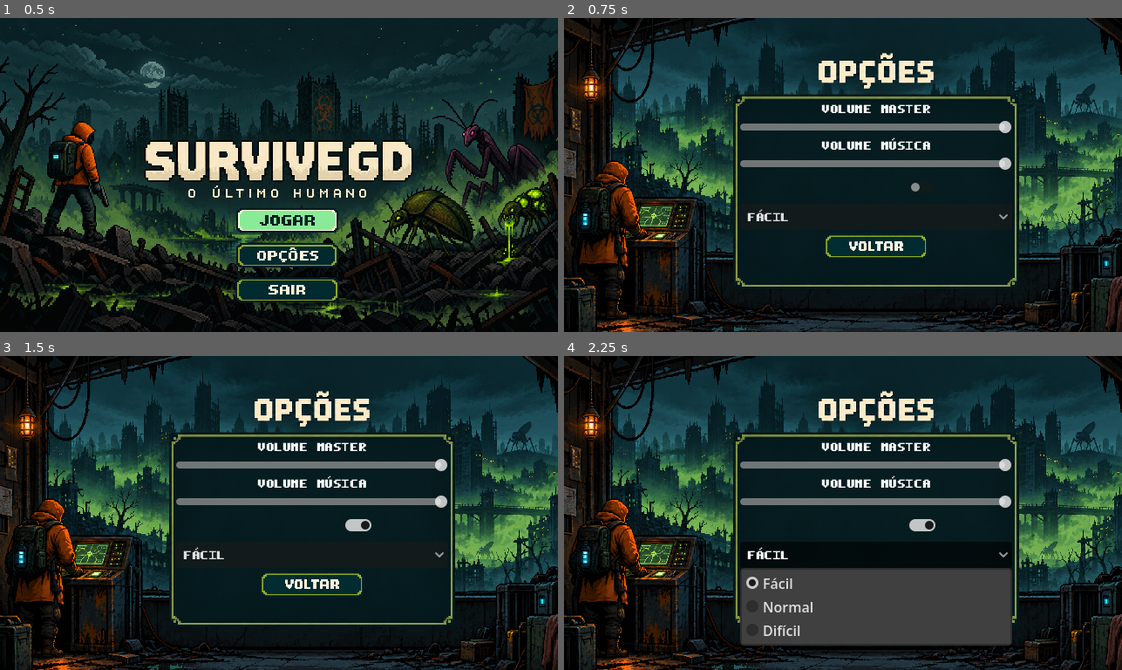
Above: before the commit, frames 1-4 (two rows, left to right).
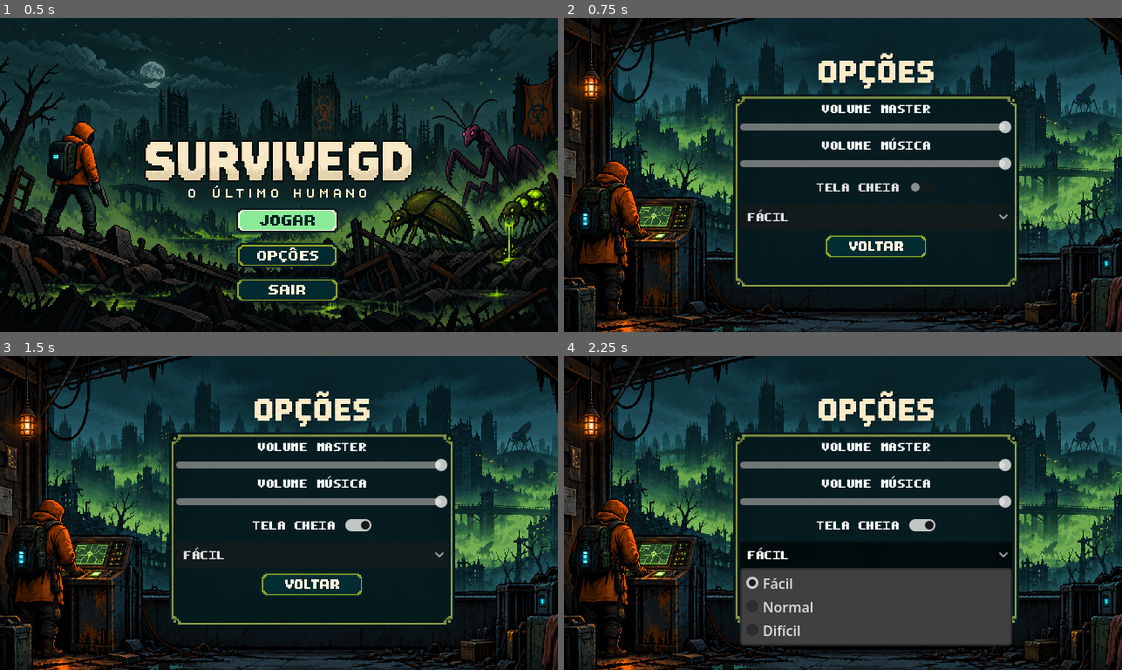
Above: after the commit, the same moments.

Repository: DevLucasOnly/DevLucasOnly-SurviveGD-Prototipo-de-Sobrevivencia-2D
Game: Godot game, scene res://scenes/main_menu.tscn
Two runs of this game, one before a commit and one after it. Both use one fixed random seed, a clock stepped at 60 frames per second and the inputs below.
Inputs (mouse positions are in pixels of both pictures, inside the frame that each line leads up to):
- Up to frame 1 (0.5 s): no input
- Up to frame 2 (0.75 s): click (848, 256) at 0.5 s
- Up to frame 3 (1.5 s): click (312, 525) at 1.25 s
- Up to frame 4 (2.25 s): click "Fácil" at 2 s

Frame 1 is identical in both runs. In frame 2, 0.2% of the frame differs, in the area x 45-60%, y 52-56%; in frame 3, 0.2%; in frame 4, 0.2%.

Commit message:
Ajuste no audio do game over e também visual do menu de opções

Diff:
--- a/scenes/game_over.tscn
+++ b/scenes/game_over.tscn
@@ -4,6 +4,7 @@
 [ext_resource type="Texture2D" uid="uid://2geksbptpi8d" path="res://assets/Menu/GameOver.png" id="1_wqhvx"]
 [ext_resource type="Texture2D" uid="uid://bqbs0qier1x20" path="res://assets/Menu/BotaoGameOver.png" id="2_tbwuq"]
 [ext_resource type="FontFile" uid="uid://dr13es5o7sqdy" path="res://assets/Fonte/SurviveGD_Pixel.ttf" id="4_racf3"]
+[ext_resource type="AudioStream" uid="uid://bmoumai6di8pn" path="res://audio/Game_Over_Ultimo_Humano.ogg" id="5_7m3ot"]
 
 [sub_resource type="AtlasTexture" id="AtlasTexture_racf3"]
 atlas = ExtResource("2_tbwuq")
@@ -74,6 +75,10 @@
 theme_override_font_sizes/font_size = 12
 horizontal_alignment = 1
 
+[node name="GameOverAudio" type="AudioStreamPlayer" parent="." unique_id=607440540]
+stream = ExtResource("5_7m3ot")
+bus = &"BGM"
+
 [connection signal="mouse_entered" from="PainelGameOver/VBoxContainer/BtnTenteNovamente" to="." method="_on_btn_tente_novamente_mouse_entered"]
 [connection signal="mouse_exited" from="PainelGameOver/VBoxContainer/BtnTenteNovamente" to="." method="_on_btn_tente_novamente_mouse_exited"]
 [connection signal="pressed" from="PainelGameOver/VBoxContainer/BtnTenteNovamente" to="." method="_on_btn_tente_novamente_pressed"]
--- a/scenes/options_menu.tscn
+++ b/scenes/options_menu.tscn
@@ -70,6 +70,7 @@
 size_flags_horizontal = 4
 size_flags_vertical = 4
 theme_override_fonts/font = ExtResource("2_ijpji")
+text = "TELA CHEIA"
 
 [node name="DificuldadeBtn" type="OptionButton" parent="TextureRect/MarginContainer/VBoxContainer" unique_id=660730197]
 custom_minimum_size = Vector2(150, 30)
--- a/scripts/game_over.gd
+++ b/scripts/game_over.gd
@@ -5,6 +5,7 @@
 @onready var label_high_score: Label = $PainelGameOver/VBoxContainer/ContainerScores/LabelHighScore
 @onready var btn_restart: TextureButton = $PainelGameOver/VBoxContainer/BtnTenteNovamente
 @onready var btn_sair: TextureButton = $PainelGameOver/VBoxContainer/BtnSair
+@onready var game_over_audio: AudioStreamPlayer = $GameOverAudio
 
 func _ready() -> void:
 	painel.hide()
@@ -22,6 +23,7 @@
 
 func _acionar_game_over() -> void:
 	painel.show()
+	game_over_audio.play()
 	label_score.text = "SCORE ATUAL: " + str(int(GameManager.tempo_sobrevivencia))
 	label_high_score.text = "HIGH SCORE: " + str(GameManager.high_score)
 	get_tree().paused = true
Not shown, added: audio/Game_Over_Ultimo_Humano.ogg.import
